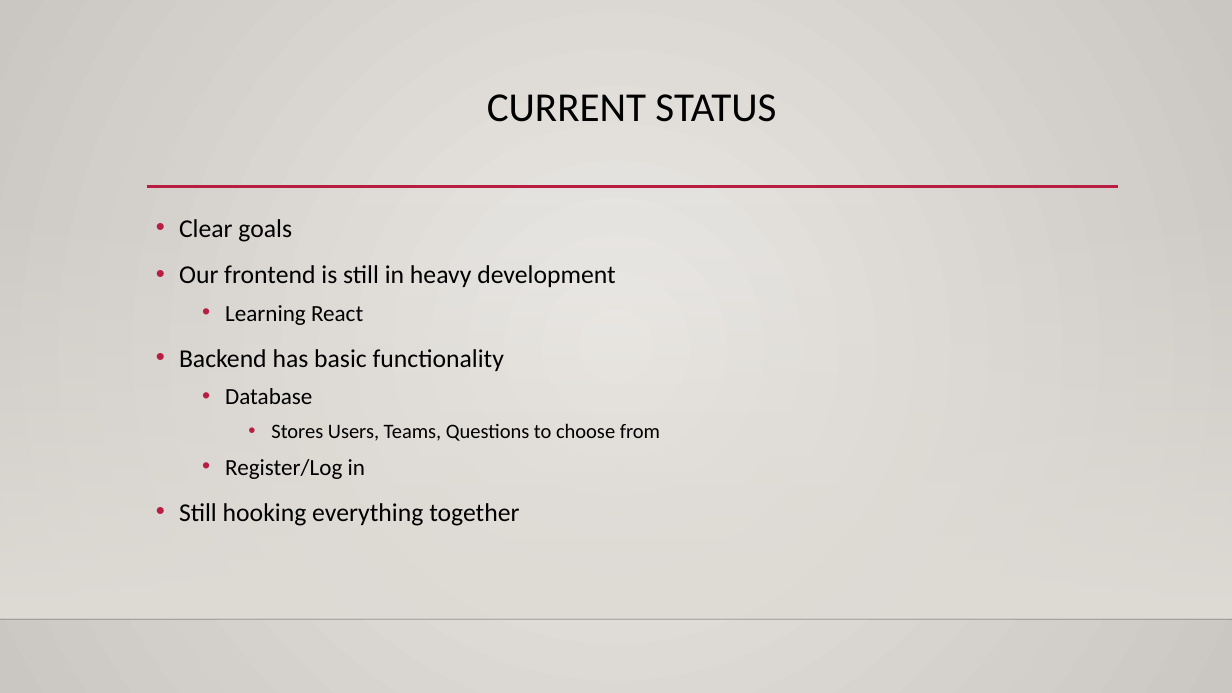
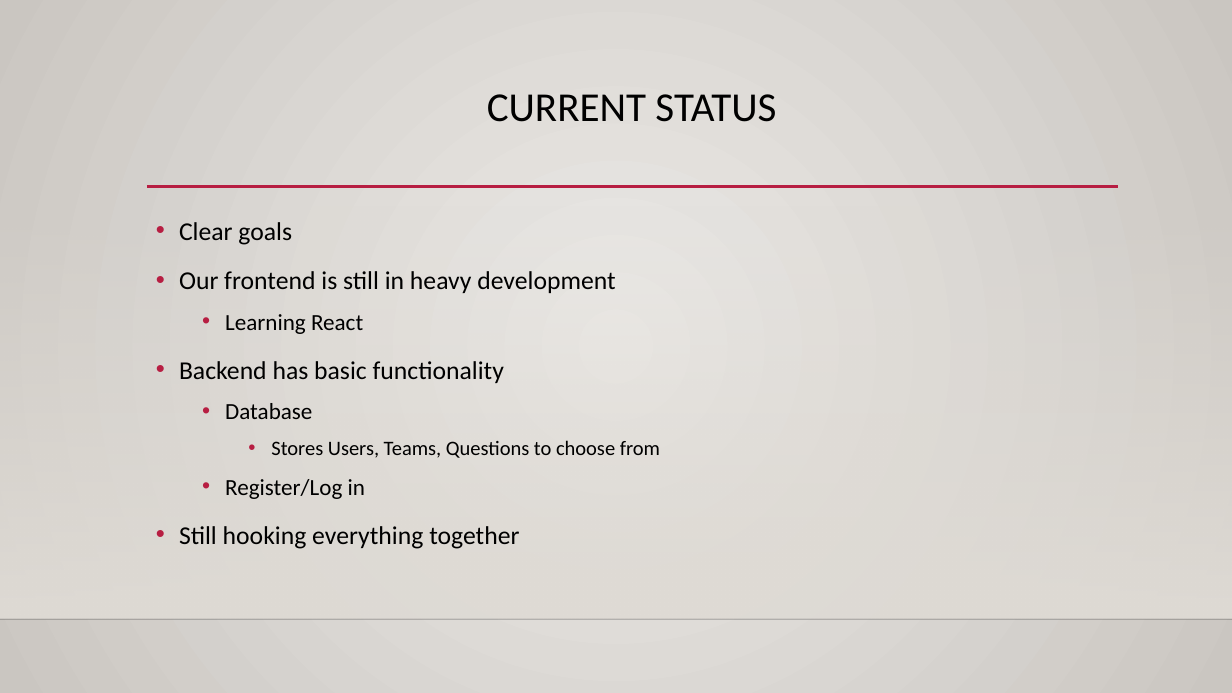
Before and after one commit to s-christian/Fit_or_Fail, a slide deck: slide 6 of Fit or Fail Technical Status Presentation (NEW).pptx. Drawn at 1232x693 pixels with LibreOffice and Linux fonts; fonts in the diff are those of the drawing; background and template pictures are left out. Boxes give left, top, right and bottom in pixels: in the first picture for what was removed or moved away, otherwise in the second. Text is boxed around its words. In the diff, an @@ line names an element or a change of style, - is before the commit and + after.

```diff
--- a/Fit or Fail Technical Status Presentation (NEW).pptx
+++ b/Fit or Fail Technical Status Presentation (NEW).pptx
@@ text "Clear goals" at box(179, 222, 660, 549): line spacing 1.1 to 1.2 @@
```
Also in this commit, not shown: 10 other slides changed, 1 other file.
